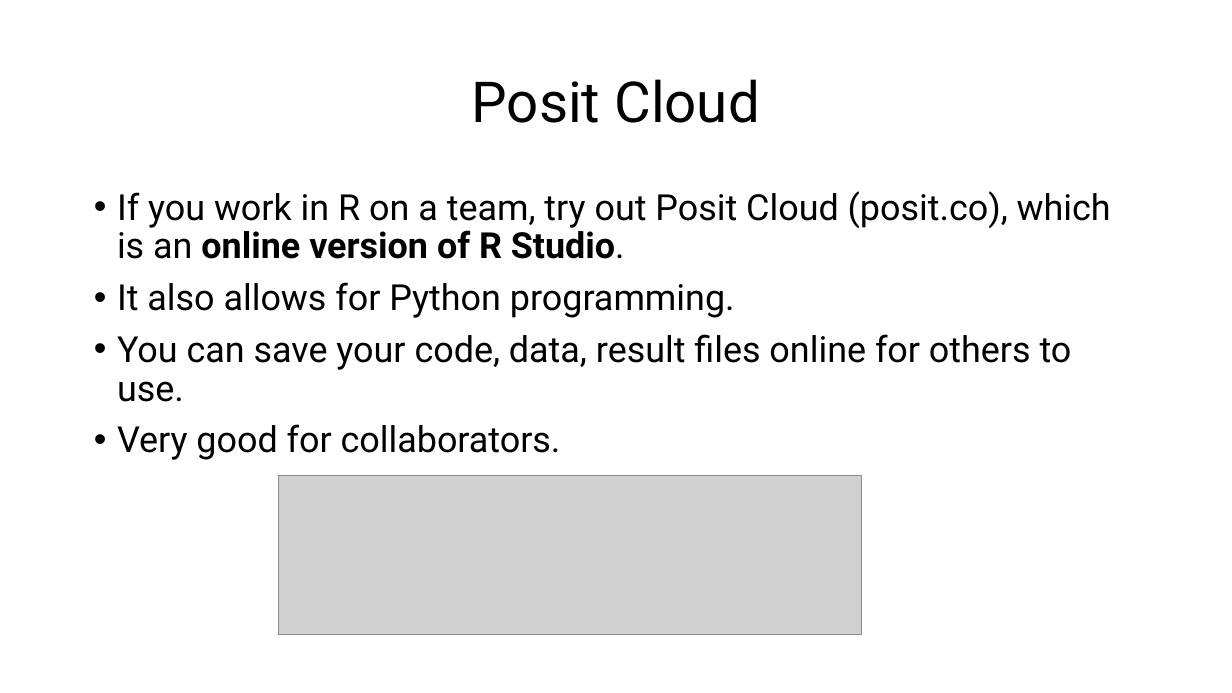
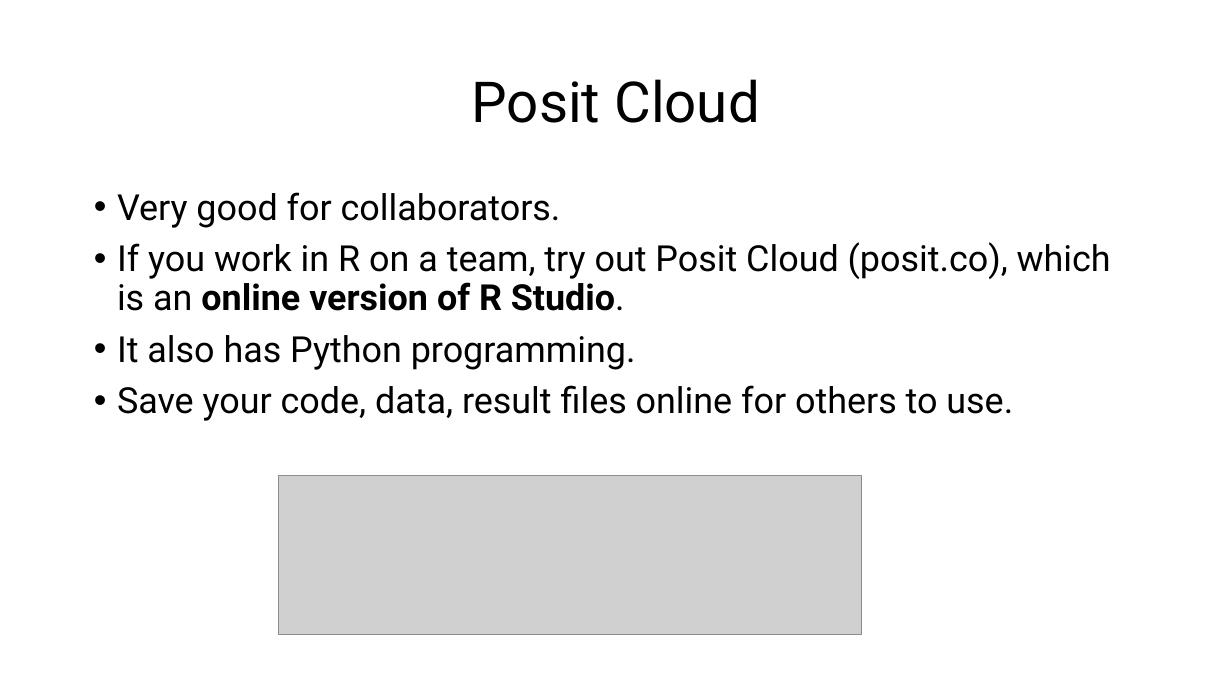
Before and after one commit to csmatyi/crs2025, a slide deck: slide 5 of CRS2025_R_workshop.pptx. Drawn at 1232x693 pixels with LibreOffice and Linux fonts; fonts in the diff are those of the drawing; grey boxes stand for pictures. Boxes give left, top, right and bottom in pixels: in the first picture for what was removed or moved away, otherwise in the second. Text is boxed around its words. In the diff, an @@ line names an element or a change of style, - is before the commit and + after.

```diff
--- a/CRS2025_R_workshop.pptx
+++ b/CRS2025_R_workshop.pptx
@@ text at bbox=[117, 192, 561, 228]: paragraph added @@
+• Very good for collaborators.
@@ text at bbox=[117, 335, 1013, 421]: text changed @@
-• It also allows for Python programming.
-• You can save your code, data, result files online for others to use.
-• Very good for collaborators.
+• It also has Python programming.
+• Save your code, data, result files online for others to use.
```
Also in this commit, not shown: 11 other slides changed, 2 slides added, 1 other file.
